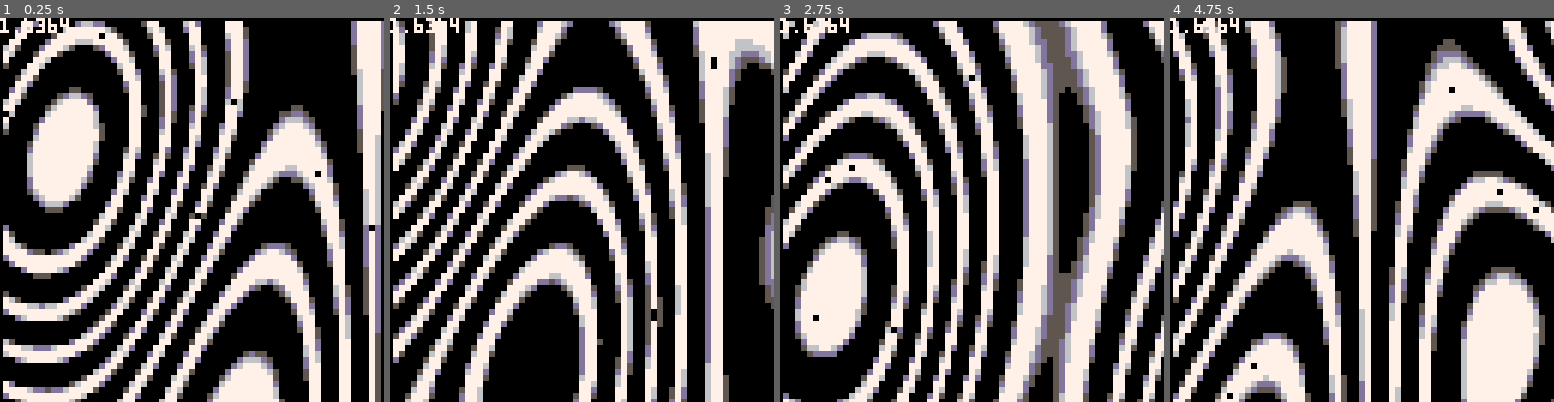
Above: before the commit, frames 1-4 (left to right).
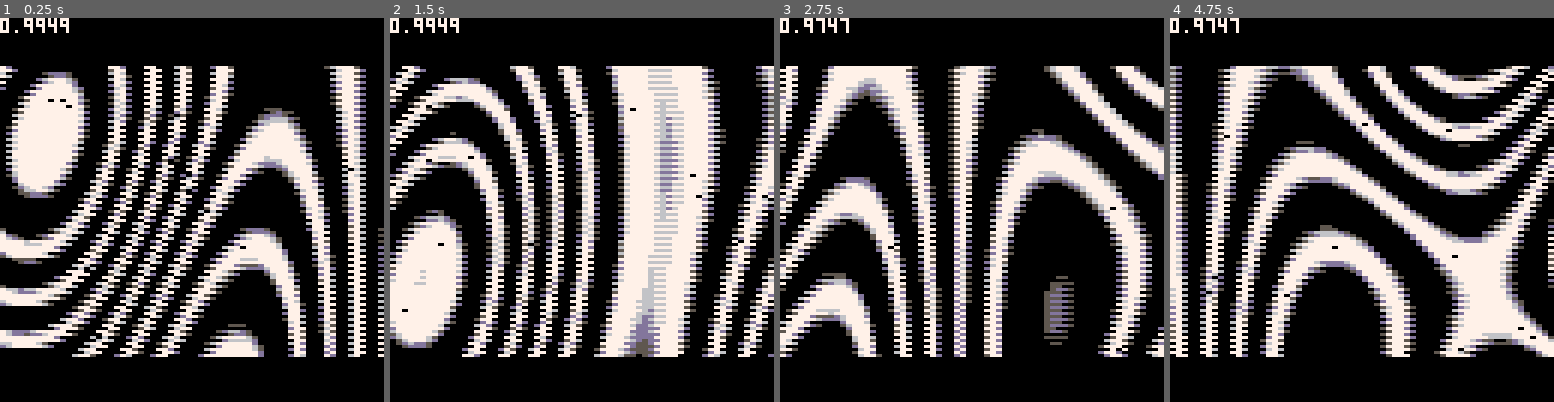
Above: after the commit, the same moments.

Repository: pandrr/pico8
Game: PICO-8 cartridge plasma.p8
Two runs of this game, one before a commit and one after it. Both use one fixed random seed, a clock stepped at 60 frames per second and the inputs below.
Inputs:
- Up to frame 1 (0.25 s): no input
- Up to frame 2 (1.5 s): no input
- Up to frame 3 (2.75 s): no input
- Up to frame 4 (4.75 s): no input

The runs differ from the first frame. In frame 1, 59% of the frame differs, in the area x 0-100%, y 0-100%; in frame 2, 59%; in frame 3, 61%; in frame 4, 58%.

Commit message:
plasma interlace

Diff:
--- a/plasma.p8
+++ b/plasma.p8
@@ -5,20 +5,23 @@
 
 
 pal={5,13,6,7,7}
+cycle=0;
+
+cls();
 
 function _draw()
 
-	cls();
+	-- cls();
 
 	local time=time()*0.2;
 	local v=0;
+	local scale=1;
+
+	if cycle == 0 then cycle = 1; else cycle=0; end
 
 
-
-	local scale=1;
-
-	for xx=1,128,2 do
-	for yy=1,128,2 do
+	for xx=0,128,2 do
+	for yy=cycle+16,128-16,2 do
 
 		local x=xx/128.0-64+time;
 		local y=yy/128.0-64+time;
@@ -33,21 +36,15 @@
 	    cx += scale*sin(time/2.0);
 	    cy += scale*cos(time/2.0);
 
-	    --v += sin((cx+cy+1.0)+time);
-
 	    v = sin(v*1.5+1.0)*6;
-	    --v = v+1.0*3;
 
 		pset(xx,yy,pal[flr(v)]);
-		pset(xx+1,yy+1,pal[flr(v)]);
-		pset(xx,yy+1,pal[flr(v)]);
 		pset(xx+1,yy,pal[flr(v)]);
-
-
 	end
 	end
 
-print(stat(1),0,0,7);
+	rectfill(0,0,64,8,0);
+	print(stat(1),0,0,7);
 
 end
 
